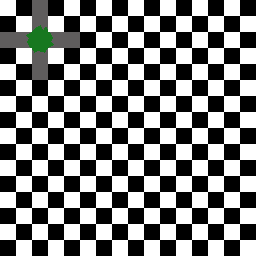
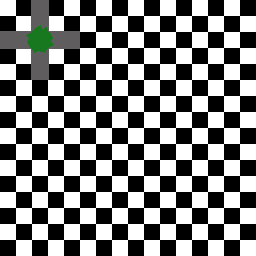
Layers edited between the first and the second (256, 256) image:
painted on "Background" over box(0, 0, 80, 80)
